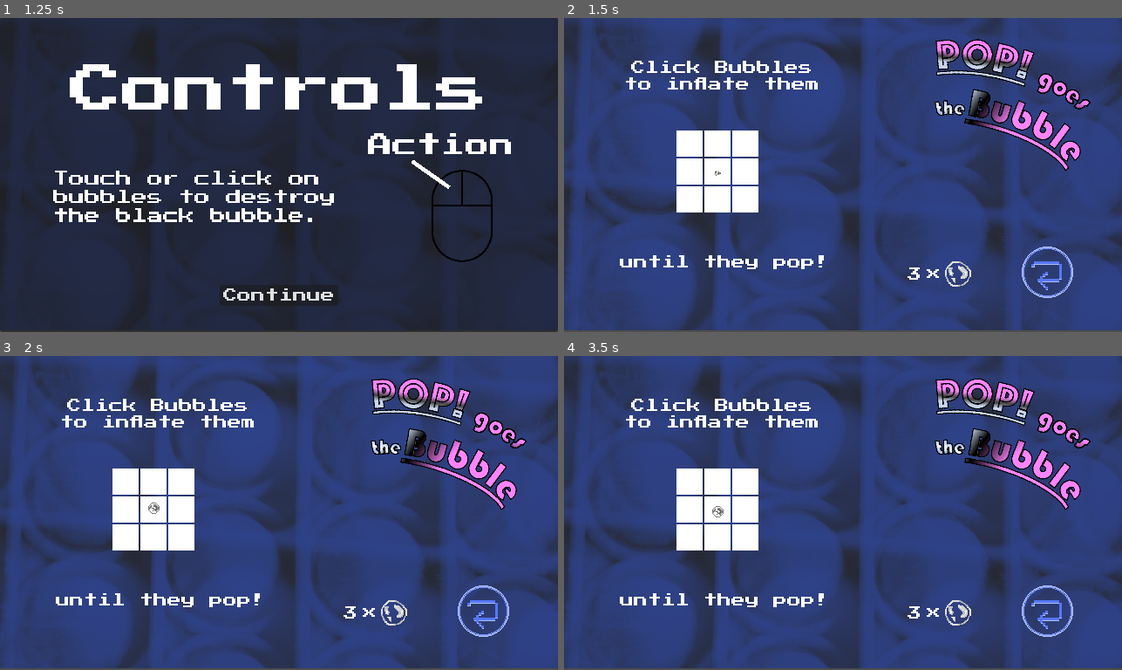
Above: before the commit, frames 1-4 (two rows, left to right).
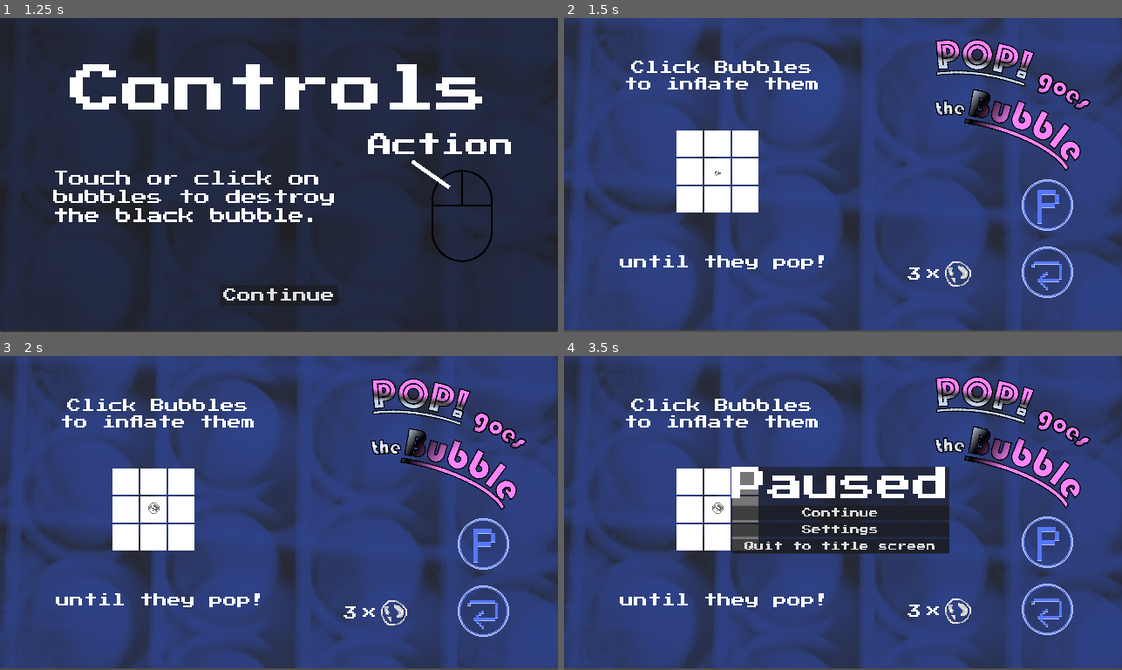
Above: after the commit, the same moments.

Repository: kaiec/ggj25-bubble-game
Game: Godot game, scene res://gamemanager/gamemanager.tscn
The game is run twice, just before and just after one commit, with the same random seed, the same clock (stepped at 60 frames per second) and the same inputs.
Inputs (mouse positions are in pixels of both pictures, inside the frame that each line leads up to):
- Up to frame 1 (1.25 s): click "Start" at 0.5 s
- Up to frame 2 (1.5 s): click "Continue" at 1.25 s
- Up to frame 3 (2 s): no input
- Up to frame 4 (3.5 s): click (1049, 610) at 2 s; click (1049, 544) at 2.77 s

Frame 1 is identical in both runs. In frame 2, 0.4% of the frame differs, in the area x 82-92%, y 51-68%; in frame 3, 0.4%; in frame 4, 15%, in the area x 26-95%, y 6-90%.

Commit message:
Pause Button

Diff:
--- a/bubble/gui.gd
+++ b/bubble/gui.gd
@@ -31,3 +31,7 @@
 		tween.tween_property($Label, "modulate", Color.WHITE, animation_duration)
 		tween.tween_property($Bubble, "modulate", Color.WHITE, animation_duration)
 		await tween.finished
+
+
+func _on_texture_button_2_pressed() -> void:
+	Global.game_manager.pause()
--- a/bubble/gui.tscn
+++ b/bubble/gui.tscn
@@ -1,10 +1,11 @@
-[gd_scene load_steps=6 format=3 uid="uid://ckmaf8g03oxh"]
+[gd_scene load_steps=7 format=3 uid="uid://ckmaf8g03oxh"]
 
 [ext_resource type="Texture2D" uid="uid://dqbvfnx3sxax2" path="res://bubble/assets/NameTextTransparent.png" id="1_ejnqp"]
 [ext_resource type="Script" path="res://bubble/gui.gd" id="1_i6uln"]
 [ext_resource type="Texture2D" uid="uid://eypacur02wkl" path="res://bubble/assets/reset-button.png" id="2_ylaur"]
 [ext_resource type="Theme" uid="uid://hheneshfv1b2" path="res://ui/themes/your_theme.tres" id="4_0bsop"]
 [ext_resource type="Texture2D" uid="uid://bfmnb6b5tu2kl" path="res://bubble/assets/bubbleSprites.png" id="4_k8b8a"]
+[ext_resource type="Texture2D" uid="uid://commjbcmbnbo7" path="res://bubble/assets/pause-button.png" id="6_qqjua"]
 
 [node name="GUI" type="Node2D"]
 script = ExtResource("1_i6uln")
@@ -46,4 +47,12 @@
 text = "x
 "
 
+[node name="TextureButton2" type="TextureButton" parent="."]
+offset_left = 523.0
+offset_top = 183.0
+offset_right = 587.0
+offset_bottom = 247.0
+texture_normal = ExtResource("6_qqjua")
+
 [connection signal="pressed" from="TextureButton" to="." method="_on_texture_button_pressed"]
+[connection signal="pressed" from="TextureButton2" to="." method="_on_texture_button_2_pressed"]
--- a/gamemanager/gamemanager.gd
+++ b/gamemanager/gamemanager.gd
@@ -65,6 +65,7 @@
 	pause_menu.hide()
 	pause_menu.reset()
 	get_tree().paused = false
+	current_level_node.move_to_front()
 #endregion
 
 #region Level Loading
Binary file added: bubble/assets/pause-button.png
Not shown, added: bubble/assets/pause-button.png.import
Binary file changed: bubble/assets/reset-button.aseprite
